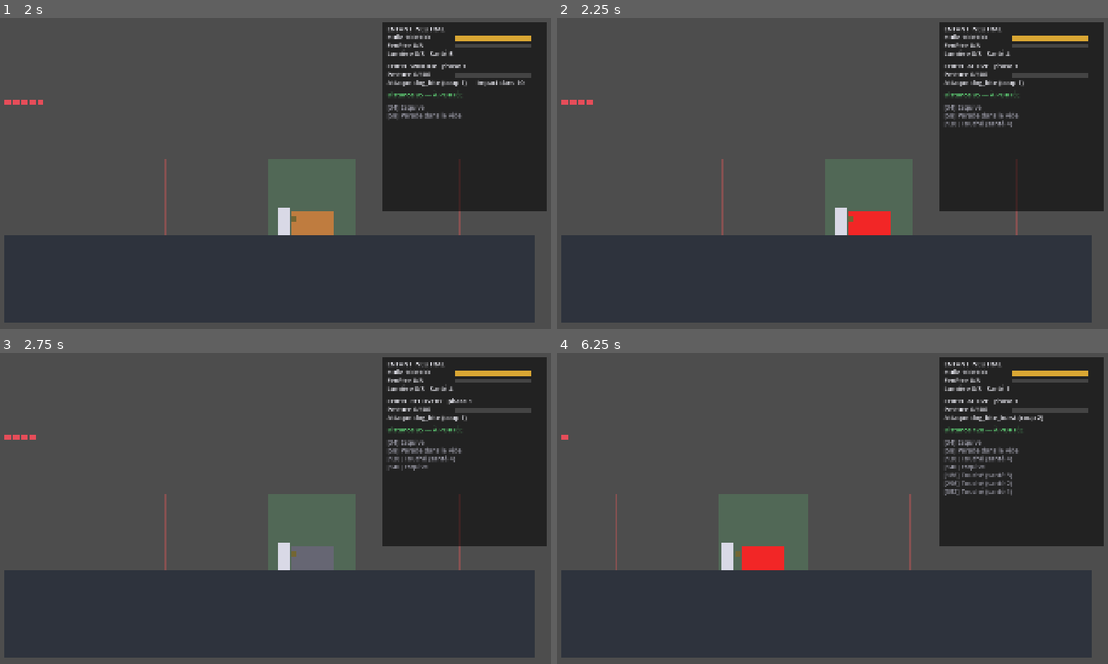
Above: before the commit, frames 1-4 (two rows, left to right).
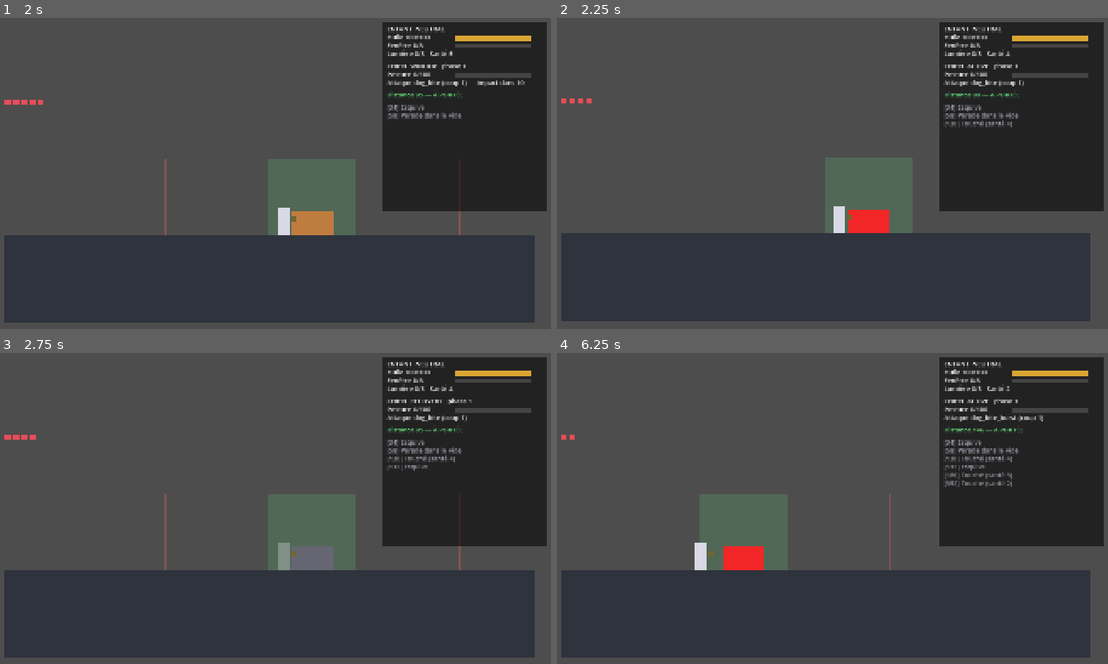
Above: after the commit, the same moments.

Repository: 67646-code/there_was_light
Game: Godot game, scene res://src/scenes/main.tscn
Two runs of this game, one before a commit and one after it. Both use one fixed random seed, a clock stepped at 60 frames per second and the inputs below.
Inputs (mouse positions are in pixels of both pictures, inside the frame that each line leads up to):
- Up to frame 1 (2 s): tap Enter at 0.5 s; move the mouse to (391, 161) at 0.52 s; hold D (move_right) 0.53-1.25 s; hold Shift (dodge) 0.53-1.25 s; click (391, 161) at 0.67 s; tap Space (jump) at 0.77 s; tap J (lantern) at 0.8 s; drag from (154, 192) to (242, 238) at 1.27 s
- Up to frame 2 (2.25 s): move the mouse to (882, 105) at 2.02 s; hold D (move_right) from 2.03 s (still down); hold K (release) from 2.03 s (still down)
- Up to frame 3 (2.75 s): keep holding D (move_right); keep holding K (release); tap Shift (dodge) at 2.3 s
- Up to frame 4 (6.25 s): release D (move_right) at 2.75 s; release K (release) at 2.75 s; drag from (799, 573) to (656, 461) at 2.77 s; move the mouse to (997, 558) at 3.52 s; hold A (move_left) 3.53-4.25 s; hold W (aim_up) 3.53-4.25 s; tap Space (jump) at 3.77 s; tap K (release) at 3.8 s; drag from (656, 461) to (744, 430) at 4.27 s; move the mouse to (854, 511) at 5.02 s; hold A (move_left) 5.03-5.75 s; hold J (lantern) 5.03-5.75 s; click (854, 511) at 5.17 s; drag from (744, 430) to (711, 527) at 5.77 s

Frame 1 is identical in both runs. In frame 2, 1.6% of the frame differs, in the area x 0-98%, y 24-98%; in frame 3, 0.2%; in frame 4, 2.9%, in the area x 1-98%, y 11-98%.

Commit message:
P1.5 : retour d'impact (gel, recul, tremblement, sons provisoires)
Co-Authored-By: Claude Opus 5.5 <noreply@anthropic.com>

Diff:
--- /dev/null
+++ b/data/feedback.tres
@@ -0,0 +1,103 @@
+[gd_resource type="Resource" script_class="FeedbackSettings" load_steps=11 format=3]
+
+[ext_resource type="Script" path="res://src/core/feedback_settings.gd" id="1_settings"]
+[ext_resource type="Script" path="res://src/core/impact_feedback.gd" id="2_impact"]
+
+[sub_resource type="Resource" id="perfect_parry"]
+script = ExtResource("2_impact")
+hitstop_frames = 6
+child_knockback = 0.0
+dog_knockback = 40.0
+knockback_frames = 6
+shake_strength = 4.0
+shake_frames = 8
+tone_hz = 880.0
+tone_ms = 80
+
+[sub_resource type="Resource" id="guard"]
+script = ExtResource("2_impact")
+hitstop_frames = 3
+child_knockback = 30.0
+dog_knockback = 0.0
+knockback_frames = 6
+shake_strength = 2.0
+shake_frames = 6
+tone_hz = 330.0
+tone_ms = 60
+
+[sub_resource type="Resource" id="whiff"]
+script = ExtResource("2_impact")
+hitstop_frames = 0
+child_knockback = 0.0
+dog_knockback = 0.0
+knockback_frames = 0
+shake_strength = 0.0
+shake_frames = 0
+tone_hz = 220.0
+tone_ms = 50
+
+[sub_resource type="Resource" id="hurt"]
+script = ExtResource("2_impact")
+hitstop_frames = 8
+child_knockback = 80.0
+dog_knockback = 0.0
+knockback_frames = 8
+shake_strength = 10.0
+shake_frames = 14
+tone_hz = 160.0
+tone_ms = 150
+
+[sub_resource type="Resource" id="guard_break"]
+script = ExtResource("2_impact")
+hitstop_frames = 6
+child_knockback = 40.0
+dog_knockback = 0.0
+knockback_frames = 8
+shake_strength = 6.0
+shake_frames = 12
+tone_hz = 120.0
+tone_ms = 250
+
+[sub_resource type="Resource" id="release"]
+script = ExtResource("2_impact")
+hitstop_frames = 8
+child_knockback = 0.0
+dog_knockback = 80.0
+knockback_frames = 10
+shake_strength = 8.0
+shake_frames = 14
+tone_hz = 660.0
+tone_ms = 200
+
+[sub_resource type="Resource" id="posture_break"]
+script = ExtResource("2_impact")
+hitstop_frames = 14
+child_knockback = 0.0
+dog_knockback = 0.0
+knockback_frames = 0
+shake_strength = 14.0
+shake_frames = 20
+tone_hz = 1200.0
+tone_ms = 300
+
+[sub_resource type="Resource" id="soothe"]
+script = ExtResource("2_impact")
+hitstop_frames = 0
+child_knockback = 0.0
+dog_knockback = 0.0
+knockback_frames = 0
+shake_strength = 0.0
+shake_frames = 0
+tone_hz = 990.0
+tone_ms = 400
+
+[resource]
+script = ExtResource("1_settings")
+perfect_parry = SubResource("perfect_parry")
+guard = SubResource("guard")
+whiff = SubResource("whiff")
+hurt = SubResource("hurt")
+guard_break = SubResource("guard_break")
+release = SubResource("release")
+posture_break = SubResource("posture_break")
+soothe = SubResource("soothe")
--- a/src/core/arena_fight.gd
+++ b/src/core/arena_fight.gd
@@ -1,25 +1,52 @@
 class_name ArenaFight
 extends RefCounted
-## Combat complet du prototype : le duel (logique de combat) et les déplacements dans l'arène.
-## Une image = une commande ChildInput : c'est l'unité à enregistrer et à rejouer.
+## Combat complet du prototype : le duel (logique de combat), les déplacements dans l'arène et
+## le retour d'impact qui change le déroulement (gel, recul). Une image = une commande
+## ChildInput, même pendant un gel : c'est l'unité à enregistrer et à rejouer.
+
+## Un événement de combat demande un retour (tremblement, son) à la couche jeu.
+signal impact(kind: StringName, fx: ImpactFeedback)
 
 var duel: Duel
 var motion: ArenaMotion
 var child_settings: ChildSettings
+var feedback: FeedbackSettings
+## Images de gel restantes : le combat ne progresse pas.
+var hitstop_remaining: int = 0
 
 var _move: int = 0
 
 
-func _init(child: ChildSettings, boss: BossData, arena: ArenaSettings, rng_seed: int) -> void:
+func _init(
+	child: ChildSettings,
+	boss: BossData,
+	arena: ArenaSettings,
+	rng_seed: int,
+	feedback_settings: FeedbackSettings = null,
+) -> void:
 	child_settings = child
+	feedback = feedback_settings if feedback_settings != null else FeedbackSettings.new()
 	motion = ArenaMotion.new(arena)
 	duel = Duel.new(child, boss, rng_seed)
-	duel.child.dodged.connect(_on_child_dodged)
+	var c := duel.child
+	c.dodged.connect(_on_child_dodged)
+	c.perfect_parried.connect(_emit_impact.bind(&"perfect_parry"))
+	c.guarded.connect(_emit_impact.bind(&"guard"))
+	c.whiffed.connect(_emit_impact.bind(&"whiff"))
+	c.hurt.connect(_on_child_hurt)
+	c.guard_broken.connect(_emit_impact.bind(&"guard_break"))
+	c.released.connect(_on_child_released)
 	duel.dog.impact_started.connect(_on_dog_impact_started)
+	duel.dog.posture_broken.connect(_on_dog_posture_broken)
+	duel.dog.phase_changed.connect(_on_dog_phase_changed)
+	duel.dog.pacified.connect(_emit_impact.bind(&"soothe"))
 
 
 func tick(controller: ChildInput) -> void:
 	if duel.is_over:
+		return
+	if hitstop_remaining > 0:
+		hitstop_remaining -= 1
 		return
 	var input: ChildInput = controller.copy()
 	_move = input.move
@@ -36,6 +63,11 @@
 	motion.tick_dog(approaching and not _dog_frozen(), pushed and not _dog_frozen())
 
 
+func fx_for(kind: StringName) -> ImpactFeedback:
+	var fx := feedback.get(kind) as ImpactFeedback
+	return fx if fx != null else ImpactFeedback.new()
+
+
 func _child_speed_factor() -> float:
 	match duel.child.state:
 		ChildCombat.State.STUNNED, ChildCombat.State.DEAD, ChildCombat.State.RELEASE_WINDUP:
@@ -49,6 +81,33 @@
 	return duel.dog.state == DogBoss.State.BROKEN or duel.dog.state == DogBoss.State.PACIFIED
 
 
+## Applique le gel et le recul d'un événement, puis prévient la couche jeu.
+func _emit_impact(kind: StringName) -> void:
+	var fx := fx_for(kind)
+	hitstop_remaining = maxi(hitstop_remaining, fx.hitstop_frames)
+	motion.knock_child(fx.child_knockback, fx.knockback_frames)
+	if not _dog_frozen():
+		motion.knock_dog(fx.dog_knockback, fx.knockback_frames)
+	impact.emit(kind, fx)
+
+
+func _on_child_hurt(_health: int) -> void:
+	_emit_impact(&"hurt")
+
+
+func _on_child_released(_posture: int) -> void:
+	if duel.last_in_range():
+		_emit_impact(&"release")
+
+
+func _on_dog_posture_broken(_phase: int) -> void:
+	_emit_impact(&"posture_break")
+
+
+func _on_dog_phase_changed(_phase: int) -> void:
+	_emit_impact(&"soothe")
+
+
 func _on_child_dodged() -> void:
 	motion.start_dodge(_move)
 
--- a/src/core/arena_motion.gd
+++ b/src/core/arena_motion.gd
@@ -16,6 +16,10 @@
 var _leap_frames_left: int = 0
 var _leap_step: float = 0.0
 var _prev_jump: bool = false
+var _child_knock_frames: int = 0
+var _child_knock_step: float = 0.0
+var _dog_knock_frames: int = 0
+var _dog_knock_step: float = 0.0
 
 
 func _init(arena: ArenaSettings) -> void:
@@ -68,6 +72,22 @@
 	_leap_step = (target - dog_x) / _leap_frames_left
 
 
+## Recul de l'enfant, loin du chien, réparti sur `frames` images.
+func knock_child(distance_px: float, frames: int) -> void:
+	if distance_px <= 0.0:
+		return
+	_child_knock_frames = maxi(frames, 1)
+	_child_knock_step = -facing() * distance_px / _child_knock_frames
+
+
+## Recul du chien, loin de l'enfant, réparti sur `frames` images.
+func knock_dog(distance_px: float, frames: int) -> void:
+	if distance_px <= 0.0:
+		return
+	_dog_knock_frames = maxi(frames, 1)
+	_dog_knock_step = facing() * distance_px / _dog_knock_frames
+
+
 ## Déplace l'enfant. `speed_factor` : 1 normal, réduit lanterne tendue, 0 immobilisé.
 func tick_child(input: ChildInput, speed_factor: float) -> void:
 	var can_move: bool = speed_factor > 0.0
@@ -76,6 +96,9 @@
 		child_x += _dodge_dir * settings.dodge_speed / FRAME_RATE
 	elif can_move:
 		child_x += input.move * settings.child_speed * speed_factor / FRAME_RATE
+	if _child_knock_frames > 0:
+		_child_knock_frames -= 1
+		child_x += _child_knock_step
 	if can_move and input.jump and not _prev_jump and not is_airborne():
 		_child_vertical_speed = settings.jump_velocity
 	_prev_jump = input.jump
@@ -89,7 +112,10 @@
 
 ## Déplace le chien. `approaching` : il marche vers l'enfant ; `pushed` : la lanterne le repousse.
 func tick_dog(approaching: bool, pushed: bool) -> void:
-	if _leap_frames_left > 0:
+	if _dog_knock_frames > 0:
+		_dog_knock_frames -= 1
+		dog_x += _dog_knock_step
+	elif _leap_frames_left > 0:
 		_leap_frames_left -= 1
 		dog_x += _leap_step
 	elif pushed:
--- /dev/null
+++ b/src/core/feedback_settings.gd
@@ -0,0 +1,12 @@
+class_name FeedbackSettings
+extends Resource
+## Retours d'impact par événement. Valeurs dans data/feedback.tres.
+
+@export var perfect_parry: ImpactFeedback
+@export var guard: ImpactFeedback
+@export var whiff: ImpactFeedback
+@export var hurt: ImpactFeedback
+@export var guard_break: ImpactFeedback
+@export var release: ImpactFeedback
+@export var posture_break: ImpactFeedback
+@export var soothe: ImpactFeedback
--- /dev/null
+++ b/src/core/impact_feedback.gd
@@ -0,0 +1,18 @@
+class_name ImpactFeedback
+extends Resource
+## Retour d'impact d'un événement de combat : gel, recul, tremblement, son provisoire.
+
+## Gel du combat (hitstop), en images.
+@export var hitstop_frames: int = 0
+## Recul de l'enfant, en pixels, loin du chien.
+@export var child_knockback: float = 0.0
+## Recul du chien, en pixels, loin de l'enfant.
+@export var dog_knockback: float = 0.0
+## Durée du recul, en images.
+@export var knockback_frames: int = 0
+## Amplitude du tremblement d'écran, en pixels.
+@export var shake_strength: float = 0.0
+@export var shake_frames: int = 0
+## Son provisoire : fréquence (Hz) et durée (ms). 0 = pas de son.
+@export var tone_hz: float = 0.0
+@export var tone_ms: int = 0
--- a/src/game/arena.gd
+++ b/src/game/arena.gd
@@ -5,6 +5,7 @@
 @export var child_settings: ChildSettings
 @export var boss_data: BossData
 @export var arena_settings: ArenaSettings
+@export var feedback_settings: FeedbackSettings
 @export var rng_seed: int = 1
 
 ## Affichage de debug au lancement (F1 / Select pour basculer).
@@ -16,6 +17,7 @@
 @onready var _view: ArenaView = %ArenaView
 @onready var _message: Label = %Message
 @onready var _debug: DebugOverlay = %DebugOverlay
+@onready var _effects: ImpactEffects = %ImpactEffects
 
 
 func _ready() -> void:
@@ -55,7 +57,8 @@
 
 
 func _restart() -> void:
-	fight = ArenaFight.new(child_settings, boss_data, arena_settings, rng_seed)
+	fight = ArenaFight.new(child_settings, boss_data, arena_settings, rng_seed, feedback_settings)
+	_effects.watch(fight)
 	fight.duel.ended.connect(_on_fight_ended)
 	combat_log = CombatLog.new(fight.duel)
 	_view.fight = fight
--- /dev/null
+++ b/src/game/impact_effects.gd
@@ -0,0 +1,87 @@
+class_name ImpactEffects
+extends Node
+## Effets d'impact purement visuels et sonores : tremblement de la caméra, sons provisoires
+## (bips générés, en attendant de vrais sons). Le gel et le recul sont dans ArenaFight.
+
+const MIX_RATE: int = 22050
+const VOICES: int = 6
+
+@export var camera: Camera2D
+
+var _shake_strength: float = 0.0
+var _shake_total: int = 0
+var _shake_left: int = 0
+var _camera_rest := Vector2.ZERO
+var _rng := RandomNumberGenerator.new()
+var _players: Array[AudioStreamPlayer] = []
+var _next_player: int = 0
+var _tones: Dictionary = {}
+
+
+func _ready() -> void:
+	_rng.seed = 1
+	if camera != null:
+		_camera_rest = camera.offset
+	for i: int in VOICES:
+		var player := AudioStreamPlayer.new()
+		player.volume_db = -12.0
+		add_child(player)
+		_players.append(player)
+
+
+func watch(fight: ArenaFight) -> void:
+	fight.impact.connect(_on_impact)
+
+
+func _physics_process(_delta: float) -> void:
+	if camera == null:
+		return
+	if _shake_left <= 0:
+		camera.offset = _camera_rest
+		return
+	_shake_left -= 1
+	var amount := _shake_strength * float(_shake_left) / float(maxi(_shake_total, 1))
+	camera.offset = (
+		_camera_rest + Vector2(_rng.randf_range(-amount, amount), _rng.randf_range(-amount, amount))
+	)
+
+
+func _on_impact(_kind: StringName, fx: ImpactFeedback) -> void:
+	if fx.shake_frames > 0 and fx.shake_strength >= _shake_strength * _shake_ratio():
+		_shake_strength = fx.shake_strength
+		_shake_total = fx.shake_frames
+		_shake_left = fx.shake_frames
+	if fx.tone_hz > 0.0 and fx.tone_ms > 0:
+		_play_tone(fx.tone_hz, fx.tone_ms)
+
+
+## Part du tremblement en cours qui reste : un petit choc n'écrase pas un gros.
+func _shake_ratio() -> float:
+	return float(_shake_left) / float(maxi(_shake_total, 1))
+
+
+func _play_tone(hz: float, ms: int) -> void:
+	var key := "%d:%d" % [roundi(hz), ms]
+	if not _tones.has(key):
+		_tones[key] = make_tone(hz, ms)
+	var player := _players[_next_player]
+	_next_player = (_next_player + 1) % _players.size()
+	player.stream = _tones[key] as AudioStreamWAV
+	player.play()
+
+
+## Bip sinusoïdal 16 bits mono avec une enveloppe qui décroît.
+static func make_tone(hz: float, ms: int) -> AudioStreamWAV:
+	var count: int = MIX_RATE * ms / 1000
+	var bytes := PackedByteArray()
+	bytes.resize(count * 2)
+	for i: int in count:
+		var envelope := 1.0 - float(i) / float(count)
+		var sample := sin(TAU * hz * float(i) / MIX_RATE) * envelope * envelope
+		bytes.encode_s16(i * 2, int(sample * 32000.0))
+	var wav := AudioStreamWAV.new()
+	wav.format = AudioStreamWAV.FORMAT_16_BITS
+	wav.mix_rate = MIX_RATE
+	wav.stereo = false
+	wav.data = bytes
+	return wav
--- a/src/scenes/arena.tscn
+++ b/src/scenes/arena.tscn
@@ -6,15 +6,23 @@
 [ext_resource type="Resource" path="res://data/boss_dog.tres" id="4_dog"]
 [ext_resource type="Resource" path="res://data/arena.tres" id="5_arena"]
 [ext_resource type="Script" path="res://src/game/debug_overlay.gd" id="6_debug"]
+[ext_resource type="Resource" path="res://data/feedback.tres" id="7_feedback"]
+[ext_resource type="Script" path="res://src/game/impact_effects.gd" id="8_effects"]
 
 [node name="Arena" type="Node2D"]
 script = ExtResource("1_arena")
 child_settings = ExtResource("3_child")
 boss_data = ExtResource("4_dog")
 arena_settings = ExtResource("5_arena")
+feedback_settings = ExtResource("7_feedback")
 
 [node name="Camera2D" type="Camera2D" parent="."]
 position = Vector2(0, -200)
+
+[node name="ImpactEffects" type="Node" parent="." node_paths=PackedStringArray("camera")]
+unique_name_in_owner = true
+script = ExtResource("8_effects")
+camera = NodePath("../Camera2D")
 
 [node name="ArenaView" type="Node2D" parent="."]
 unique_name_in_owner = true
--- /dev/null
+++ b/tests/unit/test_arena_feedback.gd
@@ -0,0 +1,92 @@
+extends GutTest
+## Retour d'impact dans ArenaFight : gel (hitstop), recul, événements pour la couche jeu.
+
+var fight: ArenaFight
+var feedback: FeedbackSettings
+
+
+func before_each() -> void:
+	feedback = load("res://data/feedback.tres") as FeedbackSettings
+	fight = ArenaFight.new(
+		load("res://data/child_variant_b.tres") as ChildSettings,
+		load("res://data/boss_dog.tres") as BossData,
+		load("res://data/arena.tres") as ArenaSettings,
+		3,
+		feedback
+	)
+
+
+func _until(predicate: Callable, limit: int = 60 * 30) -> void:
+	for i: int in limit:
+		if predicate.call():
+			return
+		fight.tick(ChildInput.new())
+
+
+func test_feedback_file_is_complete() -> void:
+	for kind: StringName in [
+		&"perfect_parry",
+		&"guard",
+		&"whiff",
+		&"hurt",
+		&"guard_break",
+		&"release",
+		&"posture_break",
+		&"soothe",
+	]:
+		assert_not_null(feedback.get(kind), "Retour manquant : %s" % kind)
+
+
+func test_hurt_freezes_fight_then_resumes() -> void:
+	var health := fight.duel.child.health
+	_until(func() -> bool: return fight.duel.child.health < health)
+	var frozen_at := fight.duel.frame
+	var hitstop := feedback.hurt.hitstop_frames
+	assert_eq(fight.hitstop_remaining, hitstop)
+	for i: int in hitstop:
+		fight.tick(ChildInput.new())
+	assert_eq(fight.duel.frame, frozen_at, "Le combat ne progresse pas pendant le gel.")
+	fight.tick(ChildInput.new())
+	assert_eq(fight.duel.frame, frozen_at + 1)
+
+
+func test_hurt_knocks_child_away_from_dog() -> void:
+	var health := fight.duel.child.health
+	_until(func() -> bool: return fight.duel.child.health < health)
+	var distance := fight.motion.distance()
+	for i: int in 30:
+		fight.tick(ChildInput.new())
+	assert_gt(fight.motion.distance(), distance)
+
+
+func test_impact_signal_carries_feedback() -> void:
+	watch_signals(fight)
+	var health := fight.duel.child.health
+	_until(func() -> bool: return fight.duel.child.health < health)
+	assert_signal_emitted_with_parameters(fight, "impact", [&"hurt", feedback.hurt])
+
+
+func test_perfect_parry_recoils_dog() -> void:
+	# Coller le chien, puis parer au bon moment.
+	_until(_about_to_bite_in_range)
+	watch_signals(fight)
+	for i: int in 4:
+		fight.tick(ChildInput.make(true))
+	assert_signal_emitted_with_parameters(
+		fight, "impact", [&"perfect_parry", feedback.perfect_parry]
+	)
+
+
+func test_tone_has_expected_length() -> void:
+	var wav := ImpactEffects.make_tone(440.0, 100)
+	assert_eq(wav.data.size(), ImpactEffects.MIX_RATE / 10 * 2)
+
+
+func _about_to_bite_in_range() -> bool:
+	var dog := fight.duel.dog
+	return (
+		dog.state == DogBoss.State.WINDUP
+		and fight.motion.distance() <= fight.motion.settings.hit_range
+		and not dog.attack.ranged
+		and dog.frames_to_impact() == 3
+	)
--- a/tests/unit/test_arena_motion.gd
+++ b/tests/unit/test_arena_motion.gd
@@ -119,3 +119,13 @@
 	for i: int in 4:
 		motion.tick_dog(false, false)
 	assert_almost_eq(motion.distance(), 95.0, 0.01)
+
+
+func test_knockbacks_push_apart_over_frames() -> void:
+	motion.knock_child(80.0, 8)
+	motion.knock_dog(40.0, 4)
+	for i: int in 8:
+		motion.tick_child(_move(0), 1.0)
+		motion.tick_dog(false, false)
+	assert_almost_eq(motion.child_x, -380.0, 0.01)
+	assert_almost_eq(motion.dog_x, 340.0, 0.01)
Not shown, added: src/core/feedback_settings.gd.uid
Not shown, added: src/core/impact_feedback.gd.uid
Not shown, added: src/game/impact_effects.gd.uid
Not shown: 1 places in src/scenes/arena.tscn that only renumber resources
Not shown, added: tests/unit/test_arena_feedback.gd.uid
Not shown, changed: docs/JALON.md
